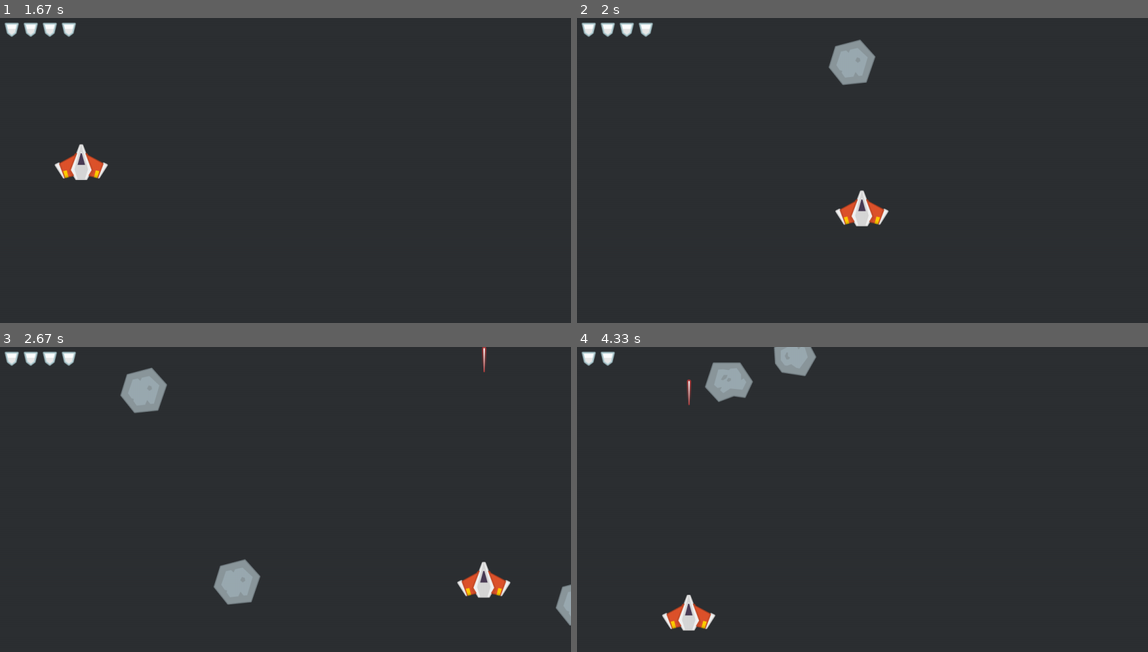
Above: before the commit, frames 1-4 (two rows, left to right).
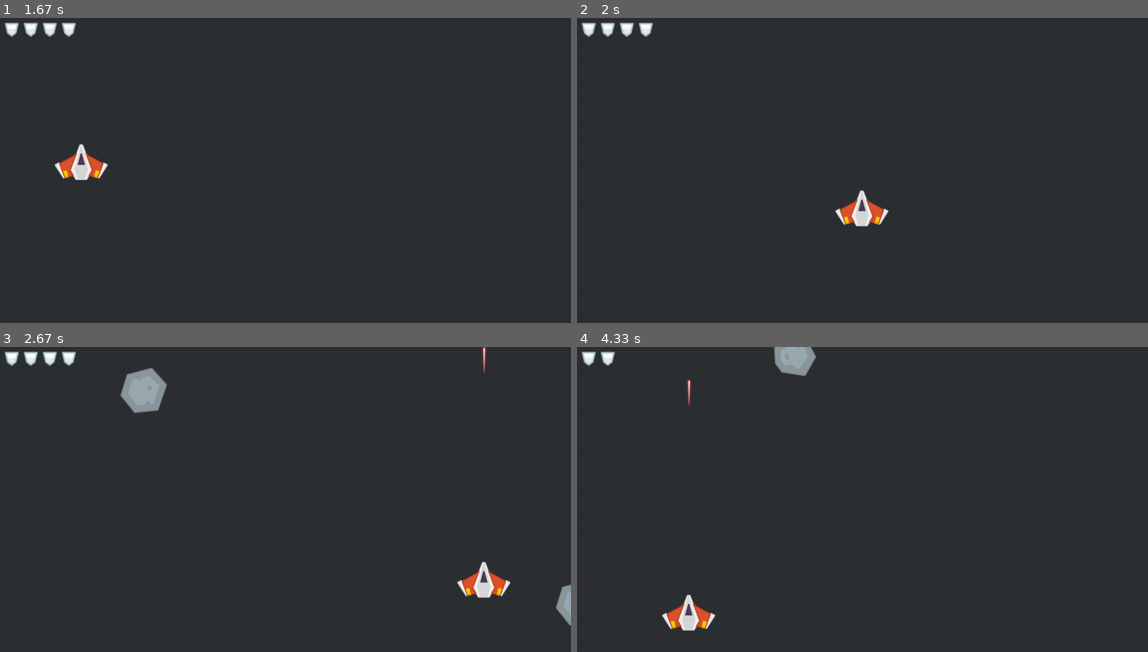
Above: after the commit, the same moments.

Repository: eccololo/pygame-projects
Game: pygame game, started from Meteor Dodger/main.py
Same seed, same stepped clock (60 frames per second), same inputs: the game is played once before the commit and once after it.
Inputs (mouse positions are in pixels of both pictures, inside the frame that each line leads up to):
- Up to frame 1 (1.67 s): click (285, 170) at 0.38 s; click (108, 240) at 0.72 s; click (496, 277) at 1.05 s; click (79, 161) at 1.38 s
- Up to frame 2 (2 s): click (862, 207) at 1.72 s
- Up to frame 3 (2.67 s): click (205, 435) at 2.05 s; click (485, 578) at 2.38 s
- Up to frame 4 (4.33 s): click (674, 530) at 2.72 s; click (696, 441) at 3.05 s; click (725, 554) at 3.38 s; click (1068, 569) at 3.72 s; click (691, 612) at 4.05 s

Frame 1 is identical in both runs. In frame 2, 0.9% of the frame differs, in the area x 44-53%, y 7-23%; in frame 3, 0.9%, in the area x 37-46%, y 69-85%; in frame 4, 0.8%.

Commit message:
Add collision between laser and meteors. When laser hit meteor it disapear.

Diff:
--- a/Meteor Dodger/main.py
+++ b/Meteor Dodger/main.py
@@ -55,5 +55,8 @@
     if pygame.sprite.spritecollide(spaceship_group.sprite, meteor_group, True):
         spaceship_group.sprite.get_damage(1)
 
+    for laser in laser_group:
+        pygame.sprite.spritecollide(laser, meteor_group, True)
+
     pygame.display.update()
     clock.tick(120)
